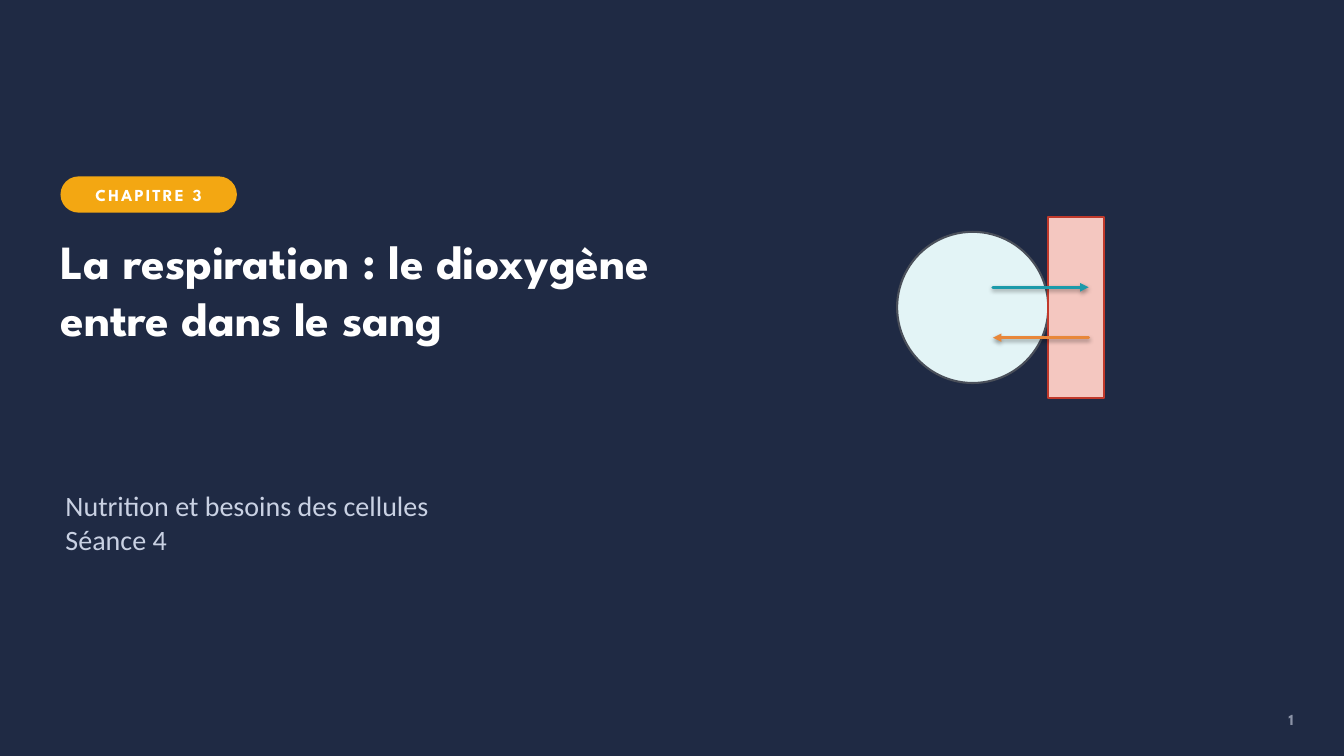
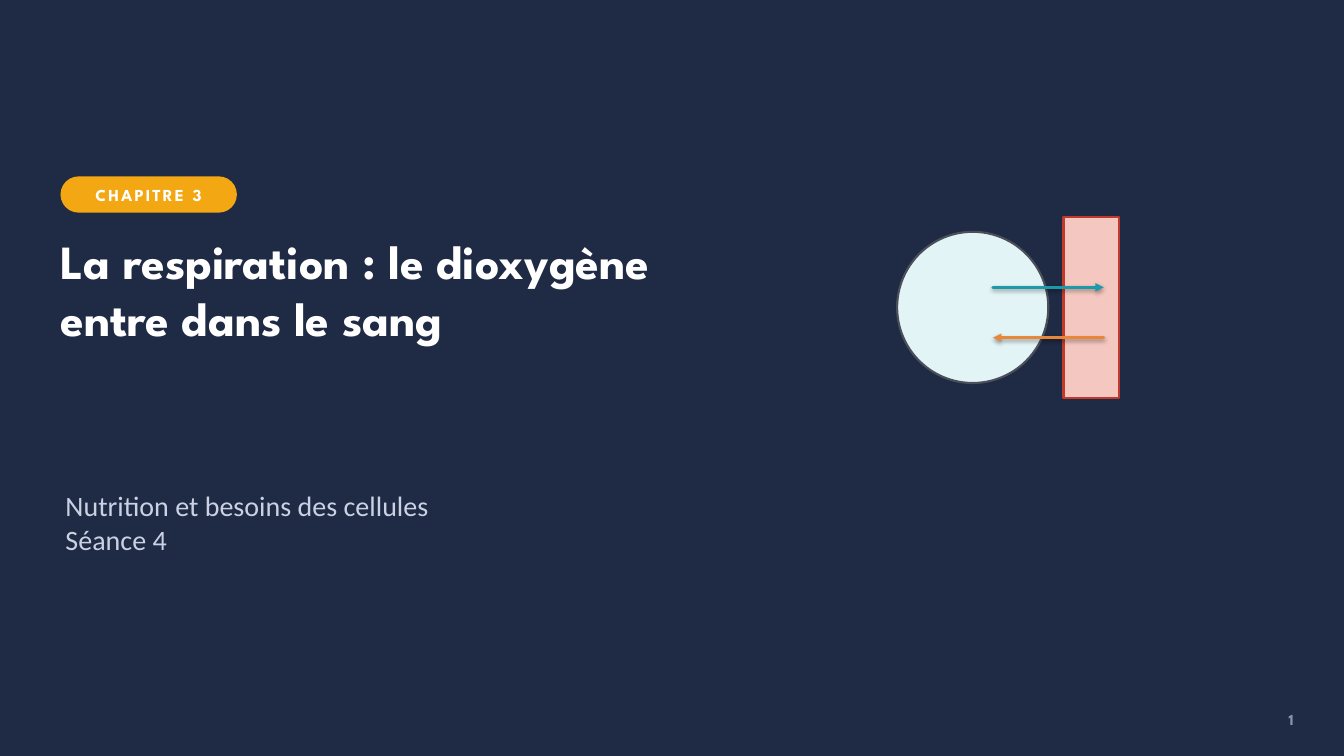
Before and after one commit to VinceIXIV/SVT-cour, a slide deck: slide 1 of cours/4e/S13-la-respiration-le-dioxygene-entre-dans-le-sang/4e-S13-diaporama.pptx. Drawn at 1344x756 pixels with LibreOffice and Linux fonts; fonts in the diff are those of the drawing. Boxes give left, top, right and bottom in pixels: in the first picture for what was removed or moved away, otherwise in the second. Text is boxed around its words. In the diff, an @@ line names an element or a change of style, - is before the commit and + after.

```diff
--- a/cours/4e/S13-la-respiration-le-dioxygene-entre-dans-le-sang/4e-S13-diaporama.pptx
+++ b/cours/4e/S13-la-respiration-le-dioxygene-entre-dans-le-sang/4e-S13-diaporama.pptx
@@ rectangle: place and size @@
-rectangle at box(1049, 217, 1104, 398)
+rectangle at box(1064, 217, 1119, 398)
@@ arrow moved from (993, 287) - (1089, 287) to (993, 287) - (1104, 287) @@
@@ arrow moved from (1089, 338) - (993, 338) to (1104, 338) - (993, 338) @@
```
Also in this commit, not shown: 5 other slides changed, 22 other files.
